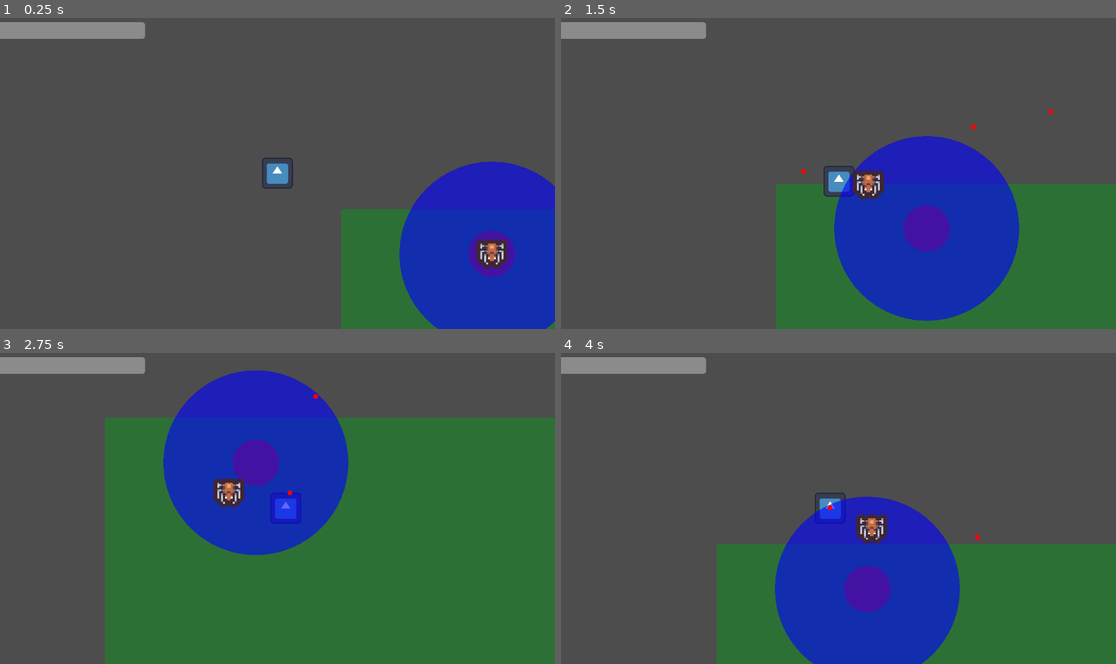
Above: before the commit, frames 1-4 (two rows, left to right).
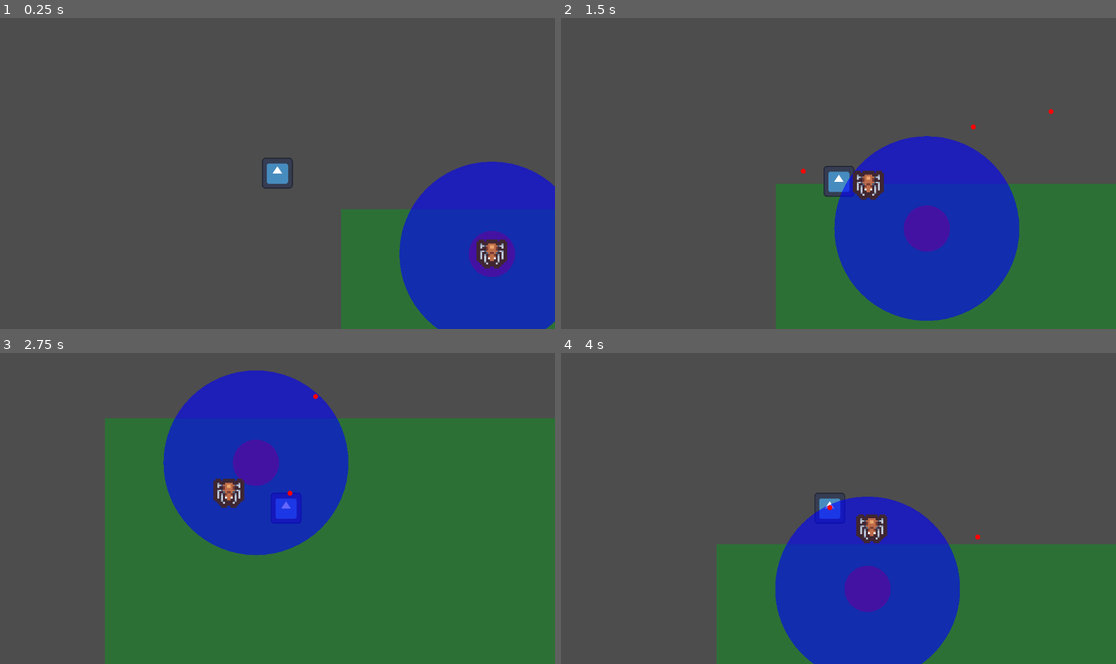
Above: after the commit, the same moments.

Repository: Harsh10k/project-static
Game: Godot game, scene res://scenes/maps/map1.tscn
The game is run twice, just before and just after one commit, with the same random seed, the same clock (stepped at 60 frames per second) and the same inputs. The engine's default icon, where the game draws it, is replaced by a stand-in: a white triangle on a blue panel in a dark square.
Inputs (mouse positions are in pixels of both pictures, inside the frame that each line leads up to):
- Up to frame 1 (0.25 s): no input
- Up to frame 2 (1.5 s): tap Enter at 0.5 s; move the mouse to (960, 157) at 0.52 s; press the mouse at (960, 157) at 0.53 s; hold D (right) 0.53-1.28 s; move the mouse to (727, 189) at 1.27 s; release the mouse at (727, 189) at 1.28 s; hold S (down) from 1.28 s (still down); click (727, 189) at 1.35 s
- Up to frame 3 (2.75 s): move the mouse to (333, 440) at 2.02 s; release S (down) at 2.03 s; press the mouse at (333, 440) at 2.03 s; hold D (right) from 2.03 s (still down)
- Up to frame 4 (4 s): move the mouse to (810, 570) at 2.77 s; release D (right) at 2.78 s; release the mouse at (810, 570) at 2.78 s; hold W (up) 2.78-3.53 s; click (810, 570) at 2.85 s; move the mouse to (1005, 555) at 3.52 s; press the mouse at (1005, 555) at 3.53 s; hold A (left) from 3.53 s (still down)

The runs differ from the first frame. In frame 1, 1.4% of the frame differs, in the area x 0-27%, y 1-7%; in frame 2, 1.5%; in frame 3, 1.6%, in the area x 0-100%, y 1-66%; in frame 4, 1.5%.

Commit message:
something

Diff:
--- a/project.godot
+++ b/project.godot
@@ -68,3 +68,4 @@
 [rendering]
 
 textures/canvas_textures/default_texture_filter=0
+2d/snap/snap_2d_transforms_to_pixel=true
--- a/scenes/maps/map1.tscn
+++ b/scenes/maps/map1.tscn
@@ -1,8 +1,7 @@
-[gd_scene load_steps=4 format=3 uid="uid://kiila6mjyue"]
+[gd_scene load_steps=3 format=3 uid="uid://kiila6mjyue"]
 
 [ext_resource type="PackedScene" uid="uid://ccyiy083eaodq" path="res://scenes/entities/player/player.tscn" id="1_8e04j"]
 [ext_resource type="PackedScene" uid="uid://ttmi2u3kncab" path="res://scenes/entities/enemies/crawler/crawler.tscn" id="2_plhdw"]
-[ext_resource type="PackedScene" uid="uid://kq8urssk5jmh" path="res://scenes/ui/hud/hud.tscn" id="3_f488b"]
 
 [node name="Map1" type="Node2D"]
 
@@ -17,5 +16,3 @@
 
 [node name="crawler" parent="." instance=ExtResource("2_plhdw")]
 position = Vector2(313, 93)
-
-[node name="HUD" parent="." instance=ExtResource("3_f488b")]
--- a/scenes/ui/hud/hud.gd
+++ /dev/null
@@ -1,5 +0,0 @@
-extends CanvasLayer
-
-func set_health(current: int, max_health: int) -> void:
-	$Root/HealthBar.max_value = max_health
-	$Root/HealthBar.value = current
--- a/scenes/ui/hud/hud.tscn
+++ /dev/null
@@ -1,28 +0,0 @@
-[gd_scene load_steps=2 format=3 uid="uid://kq8urssk5jmh"]
-
-[ext_resource type="Script" uid="uid://chd2vis31lmlq" path="res://scenes/ui/hud/hud.gd" id="1_bngdn"]
-
-[node name="HUD" type="CanvasLayer"]
-script = ExtResource("1_bngdn")
-
-[node name="Root" type="Control" parent="."]
-layout_mode = 3
-anchors_preset = 15
-anchor_right = 1.0
-anchor_bottom = 1.0
-grow_horizontal = 2
-grow_vertical = 2
-
-[node name="HealthBar" type="ProgressBar" parent="Root"]
-layout_mode = 1
-anchors_preset = -1
-anchor_left = 0.112
-anchor_top = 0.042000003
-anchor_right = 0.112
-anchor_bottom = 0.042000003
-offset_left = -173.024
-offset_top = -17.216002
-offset_right = 171.976
-offset_bottom = 17.783998
-value = 100.0
-show_percentage = false
Not shown, removed: scenes/ui/hud/hud.gd.uid
